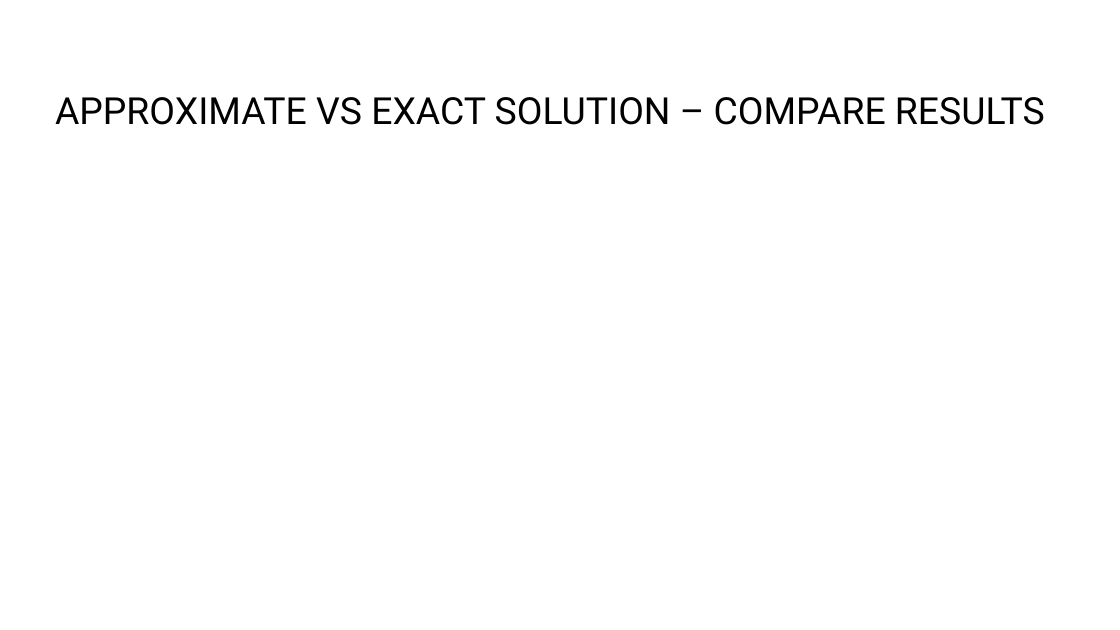
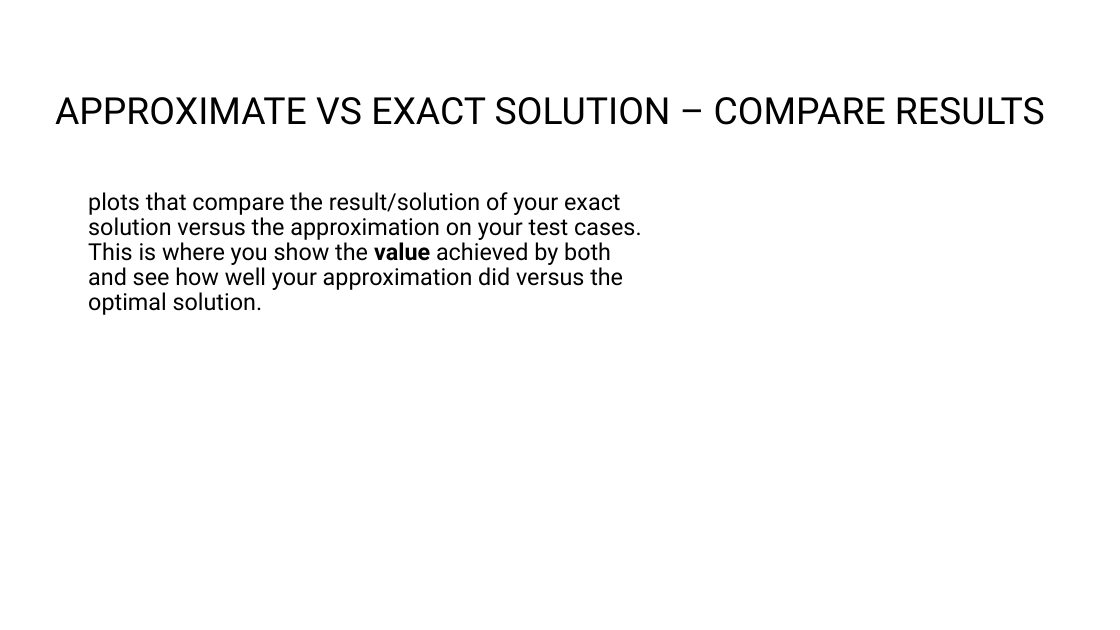
Before and after one commit to PictureOfGray/CS412-Team-NAME, a slide deck: slide 9 of presentations/TeamNAMETSP.pptx (slide 8 before the commit). Drawn at 1120x630 pixels with LibreOffice and Linux fonts; fonts in the diff are those of the drawing; background and template pictures are left out. Boxes give left, top, right and bottom in pixels: in the first picture for what was removed or moved away, otherwise in the second. Text is boxed around its words. In the diff, an @@ line names an element or a change of style, - is before the commit and + after.

```diff
--- a/presentations/TeamNAMETSP.pptx
+++ b/presentations/TeamNAMETSP.pptx
@@ text added at (88, 192, 641, 315), 20 pt, text #000000 @@
+plots that compare the result/solution of your exact solution versus the approximation on your test cases. This is where you show the value achieved by both and see how well your approximation did versus the optimal solution.
```
Also in this commit, not shown: 1 other slide changed, 1 slide added, 5 other files.
